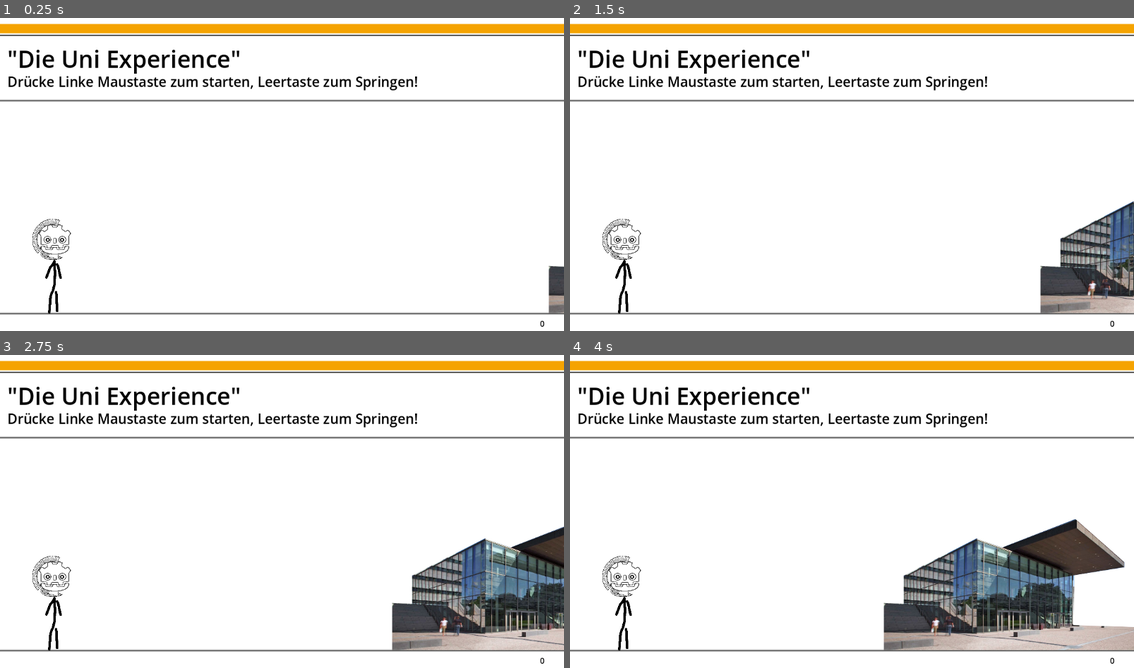
Above: before the commit, frames 1-4 (two rows, left to right).
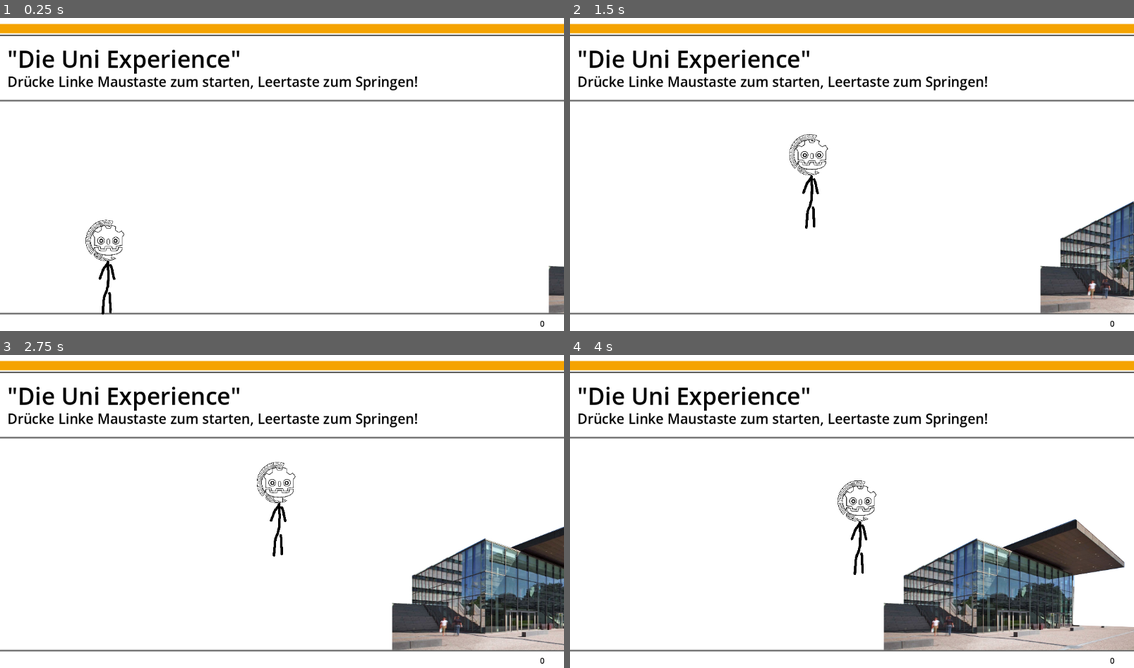
Above: after the commit, the same moments.

Repository: Mineorbit/Godot-Tutorial-Ophase
Game: Godot game, scene res://main.tscn
Same seed, same stepped clock (60 frames per second), same inputs: the game is played once before the commit and once after it.
Inputs:
- Up to frame 1 (0.25 s): no input
- Up to frame 2 (1.5 s): tap Space (jump) at 0.6, 0.77, 1.07, 1.35 s
- Up to frame 3 (2.75 s): tap Space (jump) at 1.52, 1.82, 2.1 s
- Up to frame 4 (4 s): tap Space (jump) at 2.85, 3.02, 3.32, 3.6, 3.77 s

The runs differ from the first frame. In frame 1, 1.0% of the frame differs, in the area x 5-23%, y 64-95%; in frame 2, 1.0%, in the area x 5-46%, y 37-95%; in frame 3, 1.0%; in frame 4, 1.0%.

Commit message:
Added Jumping

Diff:
--- a/Player.gd
+++ b/Player.gd
@@ -1,5 +1,27 @@
 extends CharacterBody2D
 
 
+var vertical_velocity = 0
+
 func _physics_process(delta):
-	move_and_collide(Vector2.ZERO)
+	var horizontal_velocity = (600 - position.x)
+	vertical_velocity -= 15
+	velocity = Vector2(horizontal_velocity,-vertical_velocity)
+	var contact = move_and_slide()
+	print(contact)
+
+	print(vertical_velocity)
+	print(is_on_floor())
+	if(is_on_floor()):
+		vertical_velocity = -1
+	if(contact):
+		motion_mode = CharacterBody2D.MOTION_MODE_GROUNDED
+	# TUTORIAL CODE
+
+	if Input.is_action_just_pressed("jump") and contact:
+		jump()
+
+
+func jump():
+	motion_mode = CharacterBody2D.MOTION_MODE_FLOATING
+	vertical_velocity = 6*100
